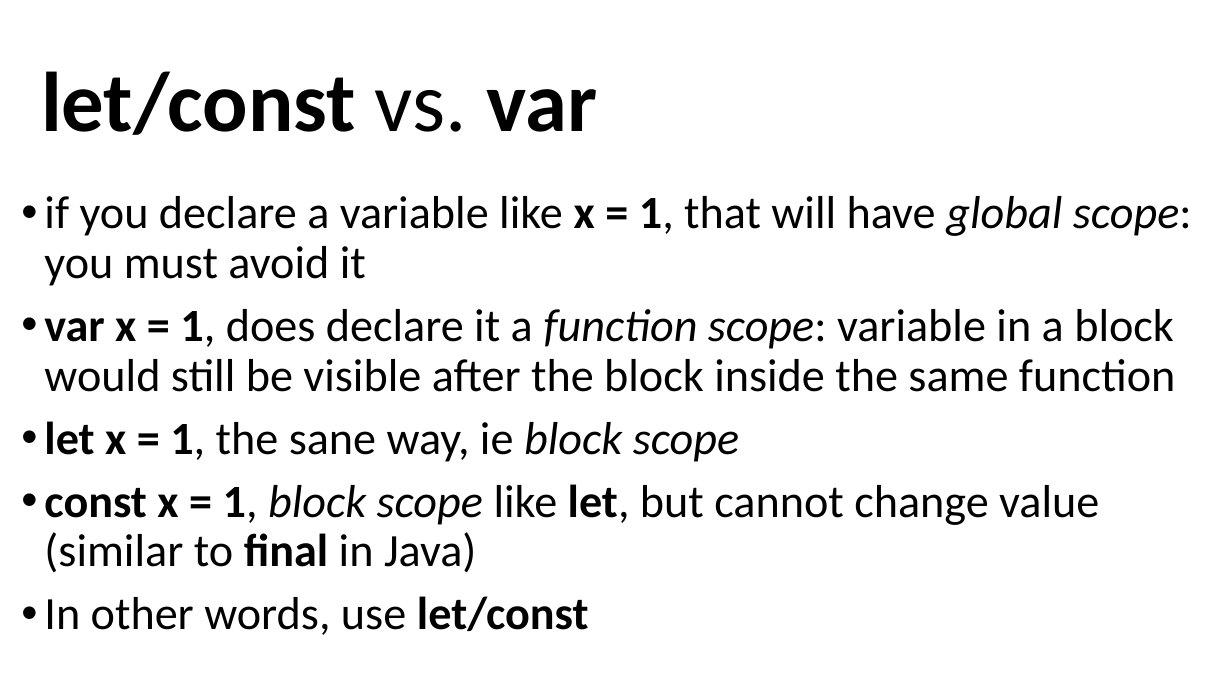
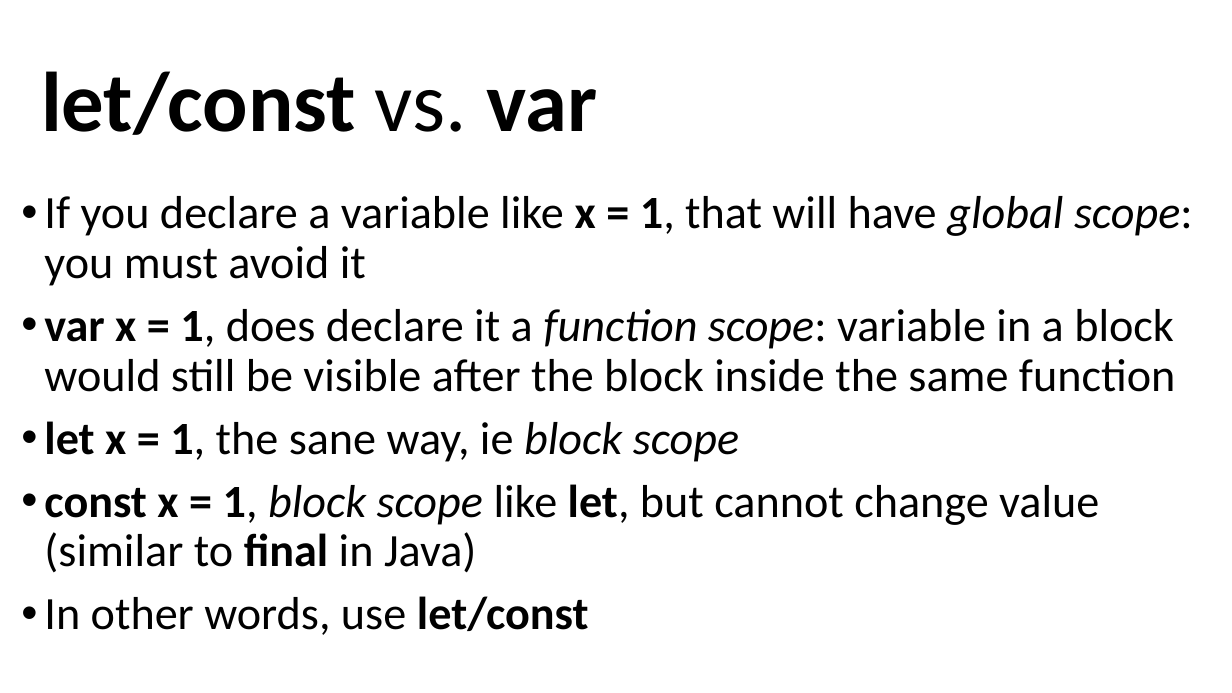
Before and after one commit to arcuri82/web_development_and_api_design, a slide deck: slide 17 of docs/slides/lesson_01.pptx. Drawn at 1232x693 pixels with LibreOffice and Linux fonts; fonts in the diff are those of the drawing. Boxes give left, top, right and bottom in pixels: in the first picture for what was removed or moved away, otherwise in the second. Text is boxed around its words. In the diff, an @@ line names an element or a change of style, - is before the commit and + after.

Commit message:
updating slides

```diff
--- a/docs/slides/lesson_01.pptx
+++ b/docs/slides/lesson_01.pptx
@@ text at (x1=44, y1=196, x2=1193, y2=286): text changed @@
-• if you declare a variable like x = 1, that will have global scope: you must avoid it
+• If you declare a variable like x = 1, that will have global scope: you must avoid it
```
Also in this commit, not shown: 3 other slides changed, 4 other files.
